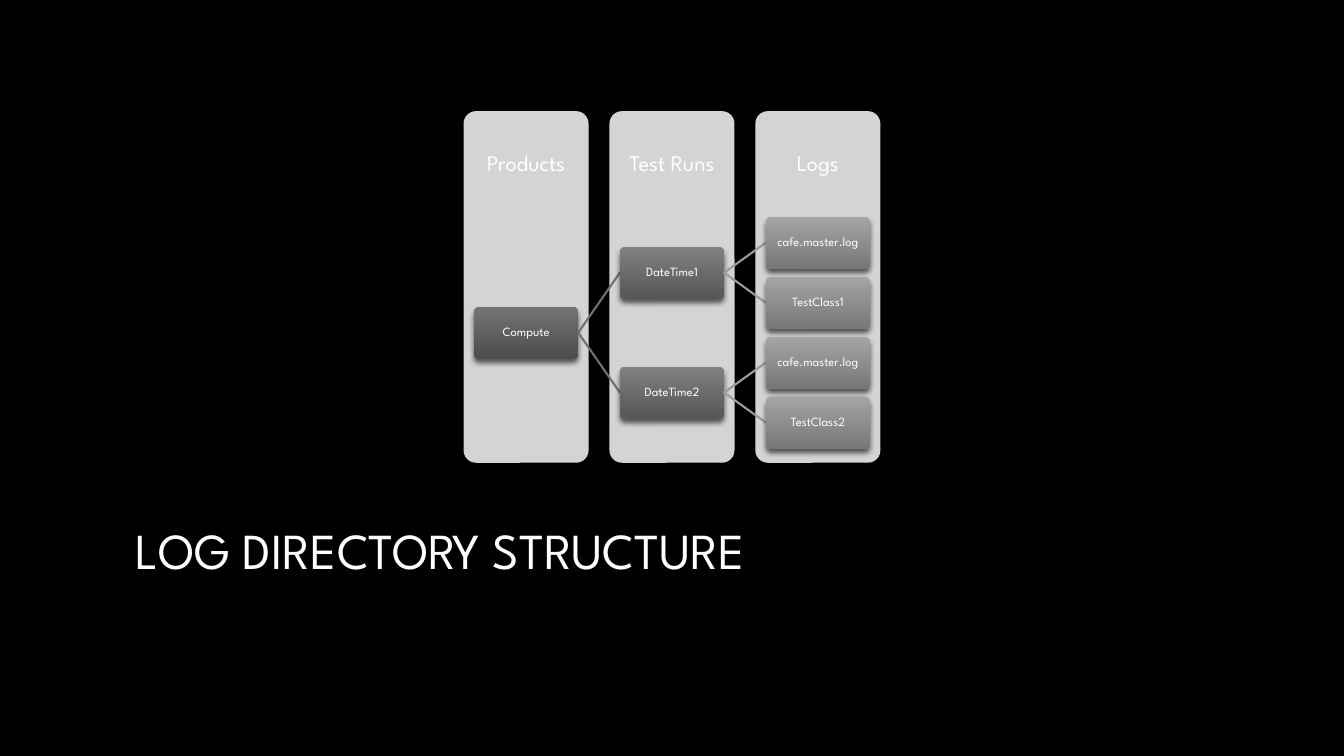
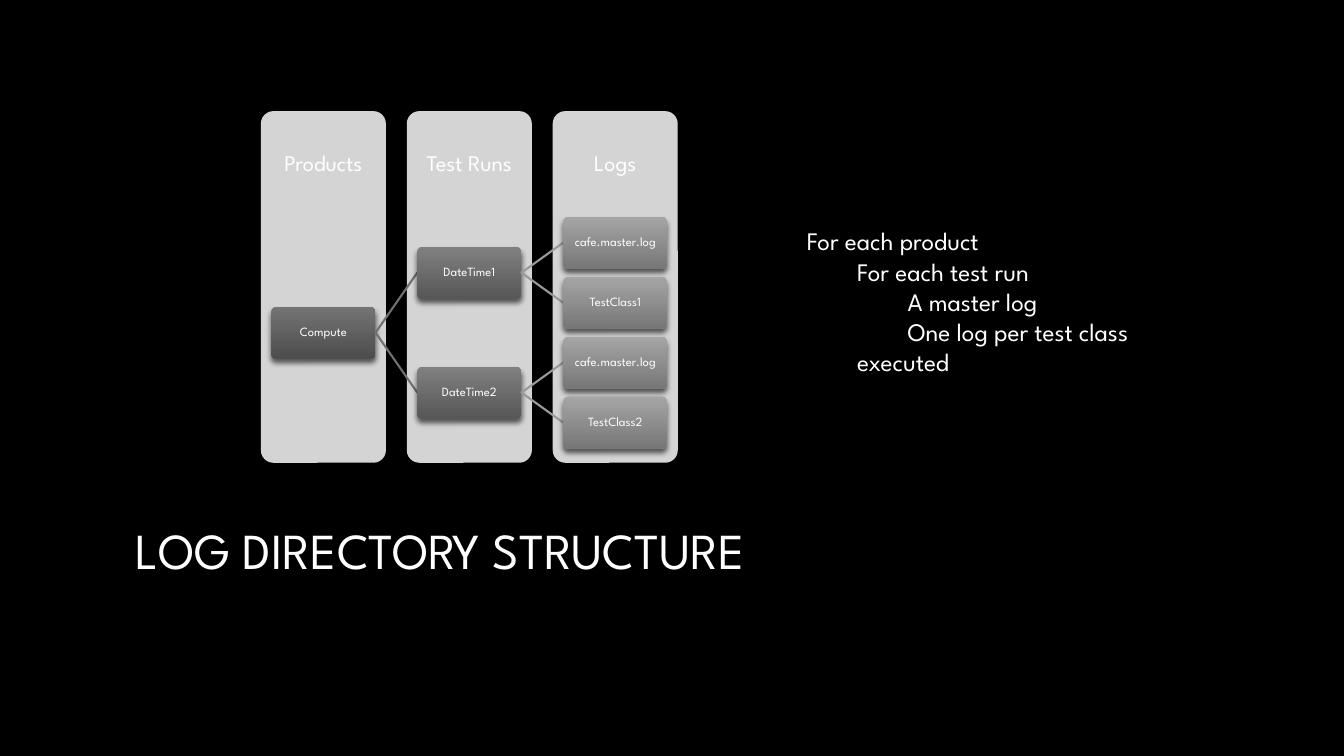
Before and after one commit to dwalleck/opencafe-training, a slide deck: slide 16 of OpenCafeTraining-Part2.pptx (slide 14 before the commit). Drawn at 1344x756 pixels with LibreOffice and Linux fonts; fonts in the diff are those of the drawing; background and template pictures are left out. Boxes give left, top, right and bottom in pixels: in the first picture for what was removed or moved away, otherwise in the second. Text is boxed around its words. In the diff, an @@ line names an element or a change of style, - is before the commit and + after.

```diff
--- a/OpenCafeTraining-Part2.pptx
+++ b/OpenCafeTraining-Part2.pptx
@@ rounded rectangle: place and size @@
-rounded rectangle at (755, 111, 880, 463)
+rounded rectangle at (261, 111, 386, 463)
@@ rounded rectangle: place and size @@
-rounded rectangle at (464, 111, 589, 463)
+rounded rectangle at (407, 111, 532, 463)
@@ rounded rectangle: place and size @@
-rounded rectangle at (610, 111, 735, 463)
+rounded rectangle at (553, 111, 678, 463)
@@ text added at (807, 232, 1128, 372), 18 pt, text #FFFFFF @@
+For each product
+For each test run
+  A master log
+  One log per test class executed
@@ 6 freeform shapes, 5 texts, 3 rounded rectangles: place and size @@
-6 freeform shapes, 5 texts, 3 rounded rectangles at (474, 156, 767, 424)
+6 freeform shapes, 5 texts, 3 rounded rectangles at (271, 156, 565, 424)
@@ 5 texts, 4 rounded rectangles: place and size @@
-5 texts, 4 rounded rectangles at (766, 157, 870, 449)
+5 texts, 4 rounded rectangles at (564, 157, 667, 449)
```
Also in this commit, not shown: 5 other slides changed, 9 slides added, 2 slides removed, 5 other files.
